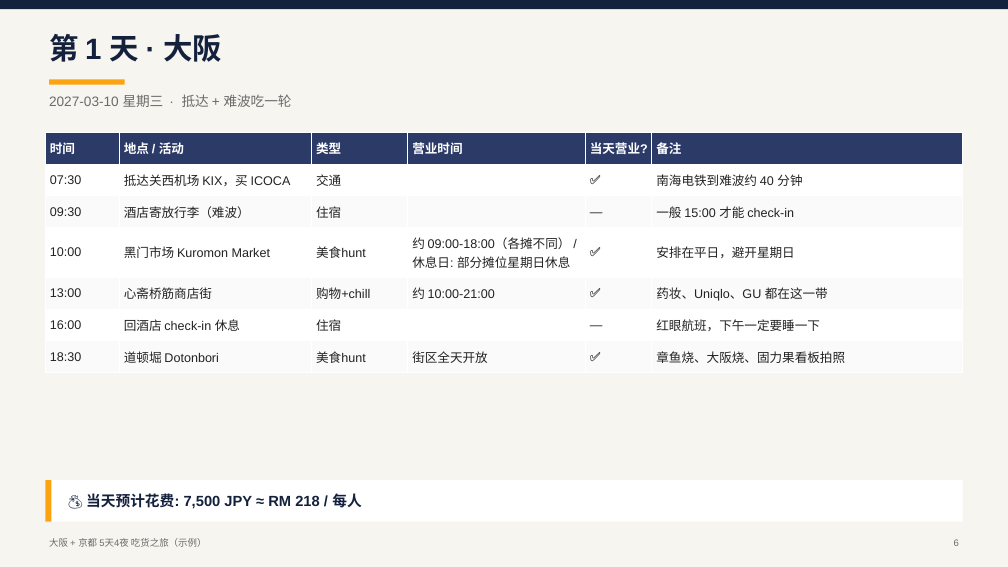
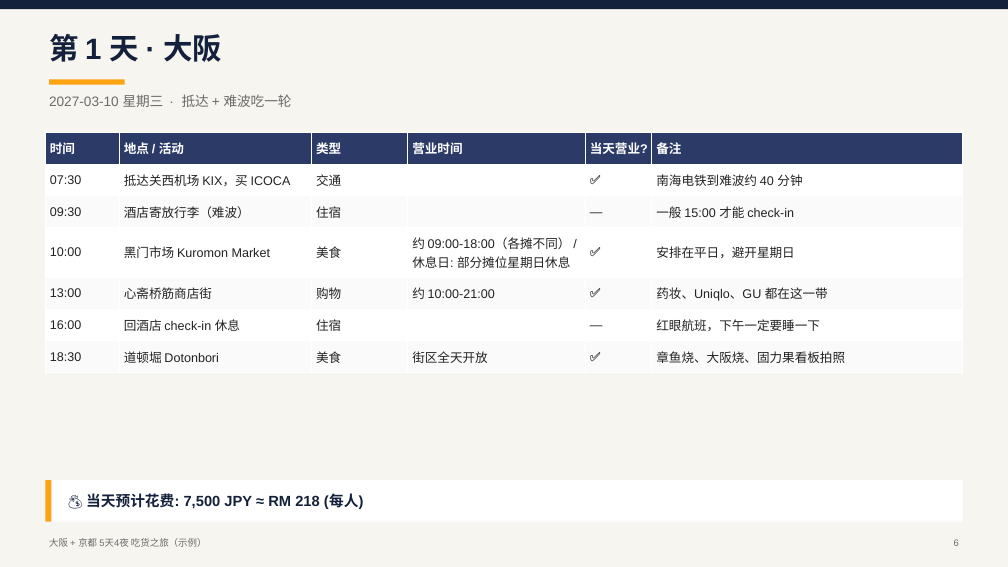
Before and after one commit to willietengg/malaysian-travel, a slide deck: slide 6 of examples/大阪京都5天4夜-示例.pptx. Drawn at 1008x567 pixels with LibreOffice and Linux fonts; fonts in the diff are those of the drawing. Boxes give left, top, right and bottom in pixels: in the first picture for what was removed or moved away, otherwise in the second. Text is boxed around its words. In the diff, an @@ line names an element or a change of style, - is before the commit and + after.

```diff
--- a/examples/大阪京都5天4夜-示例.pptx
+++ b/examples/大阪京都5天4夜-示例.pptx
@@ table at (x1=45, y1=132, x2=963, y2=367) @@
-row 4, column 3: 美食hunt
+row 4, column 3: 美食
-row 5, column 3: 购物+chill
+row 5, column 3: 购物
-row 7, column 3: 美食hunt
+row 7, column 3: 美食
@@ text at (x1=86, y1=493, x2=364, y2=509): text changed @@
-💰 当天预计花费: 7,500 JPY ≈ RM 218 / 每人
+💰 当天预计花费: 7,500 JPY ≈ RM 218 (每人)
```
Also in this commit, not shown: 10 other slides changed, 1 slide removed, 24 other files.
